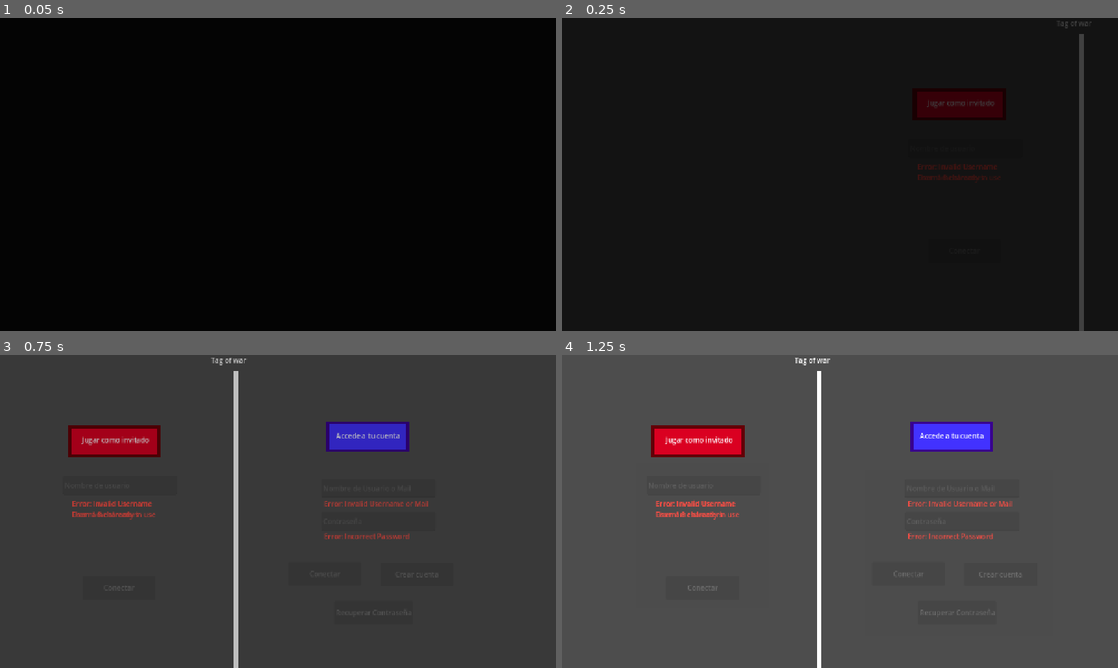
Above: before the commit, frames 1-4 (two rows, left to right).
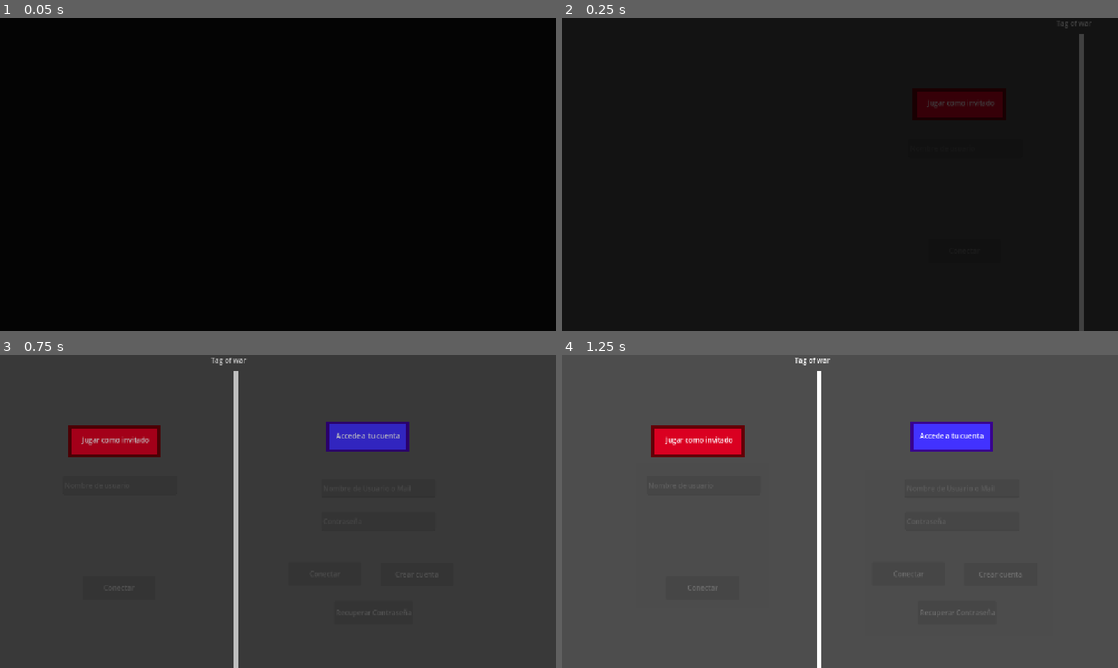
Above: after the commit, the same moments.

Repository: codemonsters/tag-of-war
Game: Godot game, scene res://main.tscn
Two runs of this game, one before a commit and one after it. Both use one fixed random seed, a clock stepped at 60 frames per second and the inputs below.
Inputs (mouse positions are in pixels of both pictures, inside the frame that each line leads up to):
- Up to frame 1 (0.05 s): no input
- Up to frame 2 (0.25 s): no input
- Up to frame 3 (0.75 s): click (111, 486) at 0.52 s; type "Alex" at 0.6 s
- Up to frame 4 (1.25 s): click (928, 489) at 0.75 s; type "Alex" at 0.83 s; click (928, 520) at 0.98 s; type "12" at 1.07 s

Frame 1 is identical in both runs. In frame 2, 0.2% of the frame differs, in the area x 64-79%, y 46-53%; in frame 3, 0.7%; in frame 4, 0.7%, in the area x 16-81%, y 46-59%.
Error before the commit: Parse Error: Identifier "on_server_message_received" not declared in the current scope. (res://screens/menu/identification.gd:18)

Commit message:
Corregido error de ortografía

Diff:
--- a/cliente/src/screens/menu/identification.gd
+++ b/cliente/src/screens/menu/identification.gd
@@ -60,7 +60,7 @@
 	get_parent().open_window(get_parent().recuperar_contraseña)
 
 
-func on_server_message_recieved(dict: Dictionary):
+func on_server_message_received(dict: Dictionary):
 	if dict["cmd"] == "logged_in":
 		if dict["success"]:
 			print("logged in successfully")
